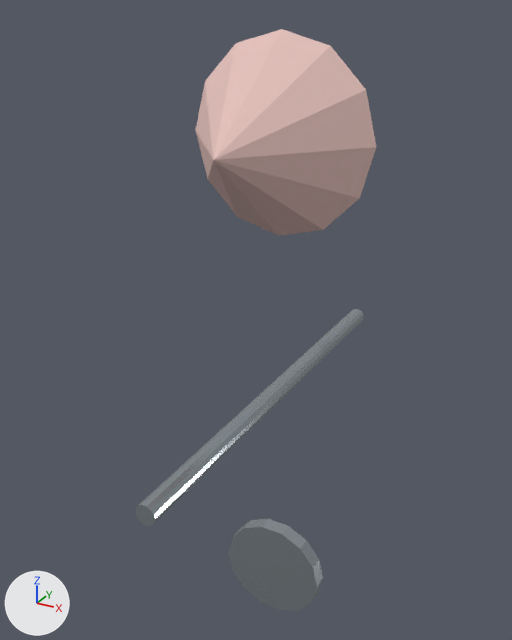
Before and after pictures for a commit that changed the glTF model public/builder-assets/openlife/candy_floor_lamp.glb.
The view is the same before and after, from a camera (50 mm lens) standing at (0.908, -1.79, 1.879) and looking at (-0.087, 0.019, 0.975). Lighting does not change. The marker at lower left points along +X, +Y and +Z. The first picture is the older version.

The scene before the commit, as lines of its bpy script (objects in view):
```python
me_geometry_0 = bpy.data.meshes.new('geometry_0')
me_geometry_0.from_pydata(...)  # a 14-sided cylinder along y spanning x -0.18..0.18, y -0.025..0.025, z -0.145..0.205
me_geometry_0.materials.append(mat_metal)  # grey #a2acb1
me_geometry_1 = bpy.data.meshes.new('geometry_1')
me_geometry_1.from_pydata(...)  # a 14-sided cylinder along y spanning x -0.03..0.03, y -0.7..0.7, z 0.721..0.779
me_geometry_1.materials.append(mat_metal)  # grey #a2acb1
me_geometry_2 = bpy.data.meshes.new('geometry_2')
me_geometry_2.from_pydata(...)  # a 12-sided cone pointing to -y spanning x -0.28..0.28, y -0.35..0.0, z 1.27..1.83
me_geometry_2.materials.append(mat_cloth4)  # pink #e6c2bc
ob_p000 = bpy.data.objects.new('p000', me_geometry_0)
ob_p000.location = (0.0, 0.0, 0.0)
ob_p001 = bpy.data.objects.new('p001', me_geometry_1)
ob_p001.location = (0.0, 0.0, 0.0)
ob_p002 = bpy.data.objects.new('p002', me_geometry_2)
ob_p002.location = (0.0, 0.0, 0.0)
```
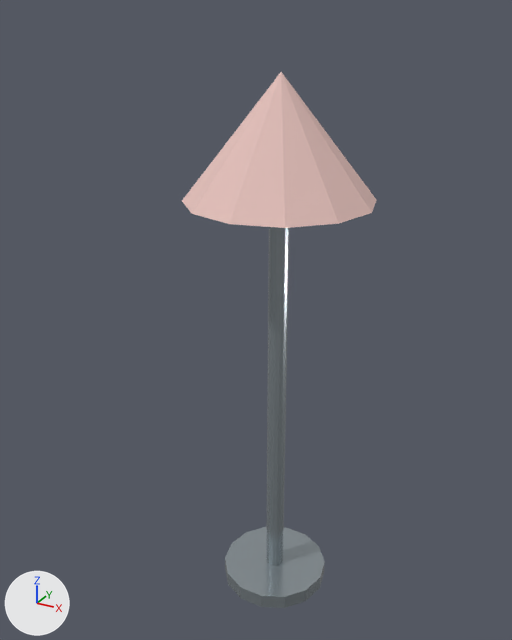
The change, as a list of edits to the scene's bpy script:
```text
Change ob_p000:
    ob_p000.location: (0.0, 0.0, 0.0) -> (0.0, 0.03, 0.03)
    ob_p000.rotation_euler: (0.0, 0.0, 0.0) -> (1.571, 0.0, 0.0)  # degrees (0, 0, 0) -> degrees (90, 0, 0)
Change ob_p001:
    ob_p001.location: (0.0, 0.0, 0.0) -> (0.0, 0.75, 0.75)
    ob_p001.rotation_euler: (0.0, 0.0, 0.0) -> (1.571, 0.0, 0.0)  # degrees (0, 0, 0) -> degrees (90, 0, 0)
Change ob_p002:
    ob_p002.location: (0.0, 0.0, 0.0) -> (0.0, -1.55, 1.375)
    ob_p002.rotation_euler: (0.0, 0.0, 0.0) -> (-1.571, 0.0, 0.0)  # degrees (0, 0, 0) -> degrees (-90, 0, 0)
```

What differs and where, as boxes (x1, y1, x2, y2) in the pictures (512 x 640 px):
'p002', moved, turned
    before: (196, 29, 376, 236)
    after: (182, 72, 377, 228)
'p001', moved, turned
    before: (135, 309, 364, 526)
    after: (266, 227, 289, 565)
'p000', moved, turned
    before: (228, 519, 323, 610)
    after: (225, 527, 325, 608)
